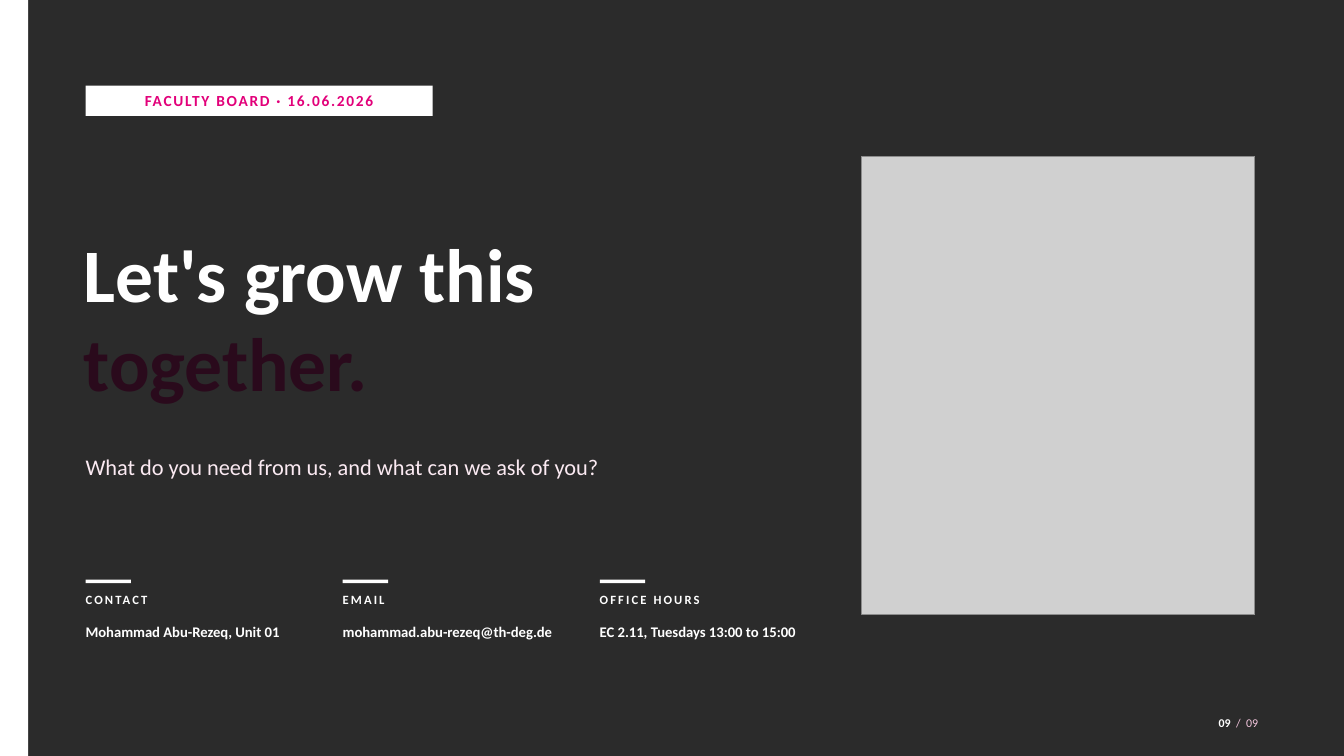
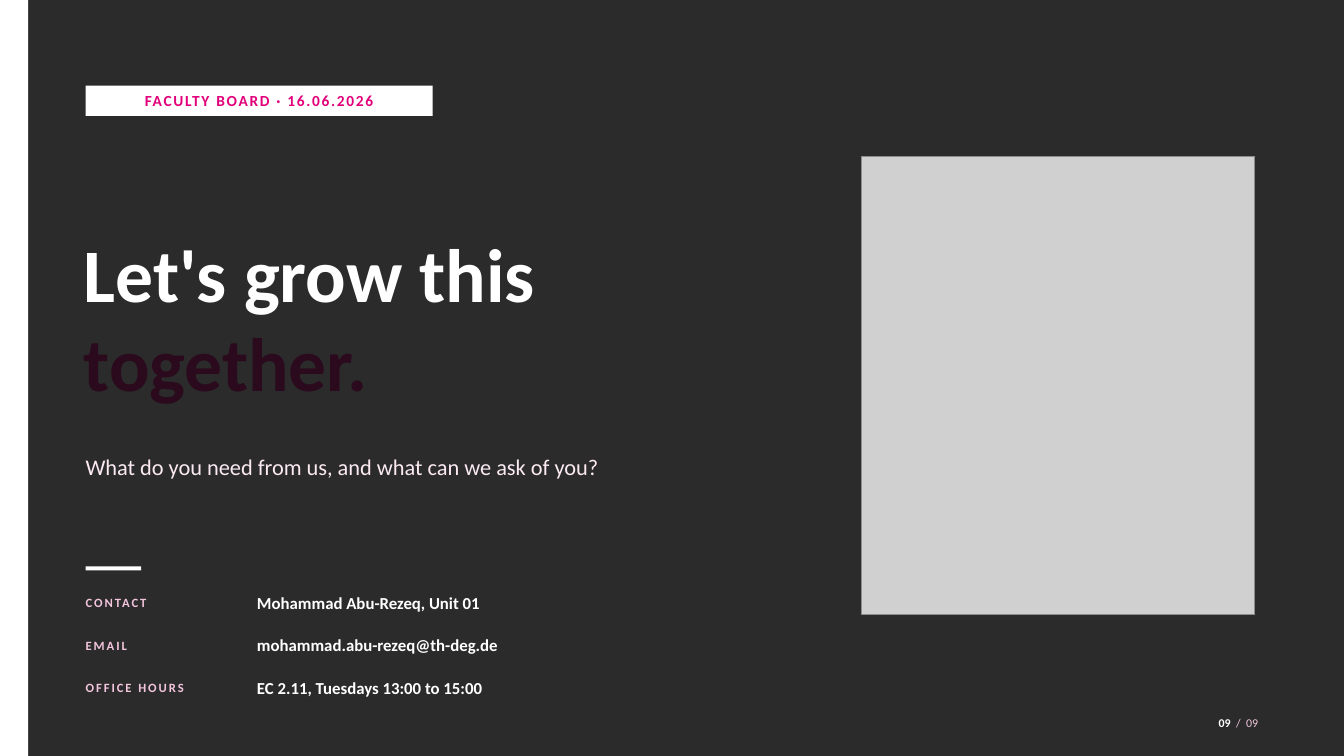
Before and after one commit to MohdAbuRezeq/angrybirds, a slide deck: slide 9 of presentation/ECRI_Faculty_Board_Briefing_ZfE.pptx. Drawn at 1344x756 pixels with LibreOffice and Linux fonts; fonts in the diff are those of the drawing; grey boxes stand for pictures; background and template pictures are left out; a plain dark background stands for a picture behind light text. Boxes give left, top, right and bottom in pixels: in the first picture for what was removed or moved away, otherwise in the second. Text is boxed around its words. In the diff, an @@ line names an element or a change of style, - is before the commit and + after.

```diff
--- a/presentation/ECRI_Faculty_Board_Briefing_ZfE.pptx
+++ b/presentation/ECRI_Faculty_Board_Briefing_ZfE.pptx
@@ rectangle: place and size @@
-rectangle at [86, 580, 131, 584]
+rectangle at [86, 567, 141, 571]
@@ text "CONTACT": place and size @@
-text "CONTACT" at [86, 592, 338, 622]
+text "CONTACT" at [86, 583, 262, 623]
@@ text "Mohammad Abu-Rezeq, Unit 01": place and size @@
-text "Mohammad Abu-Rezeq, Unit 01" at [86, 626, 280, 640]
+text "Mohammad Abu-Rezeq, Unit 01" at [257, 597, 480, 612]
@@ rectangle removed at [343, 580, 388, 584] @@
@@ rectangle removed at [600, 580, 645, 584] @@
@@ text "EMAIL": place and size @@
-text "EMAIL" at [343, 596, 385, 604]
+text "EMAIL" at [86, 642, 127, 650]
@@ text "mohammad.abu-rezeq@th-deg.de": place and size @@
-text "mohammad.abu-rezeq@th-deg.de" at [343, 626, 552, 640]
+text "mohammad.abu-rezeq@th-deg.de" at [257, 639, 498, 654]
@@ text colour #FFFFFF to #F4C6DE, letter spacing 1.5 to 1.4 pt; vertical alignment top to middle in 3 elements at [86, 583, 262, 623], [86, 642, 127, 650], [86, 683, 183, 692] @@
@@ text "OFFICE HOURS": place and size @@
-text "OFFICE HOURS" at [600, 595, 700, 604]
+text "OFFICE HOURS" at [86, 683, 183, 692]
@@ size 10.5 to 12 pt; line spacing 1.05 to 1; vertical alignment top to middle in 3 elements at [257, 597, 480, 612], [257, 639, 498, 654], [257, 682, 482, 697] @@
@@ text "EC 2.11, Tuesdays 13:00 to ...": place and size @@
-text "EC 2.11, Tuesdays 13:00 to ..." at [600, 626, 796, 640]
+text "EC 2.11, Tuesdays 13:00 to ..." at [257, 682, 482, 697]
```
Also in this commit, not shown: 2 other slides changed, 1 other file.
